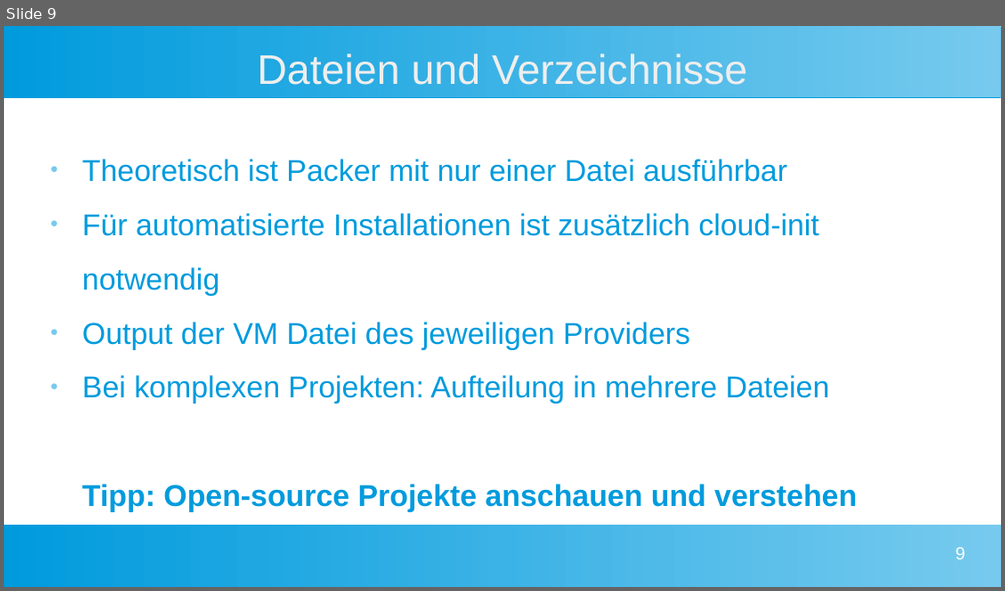
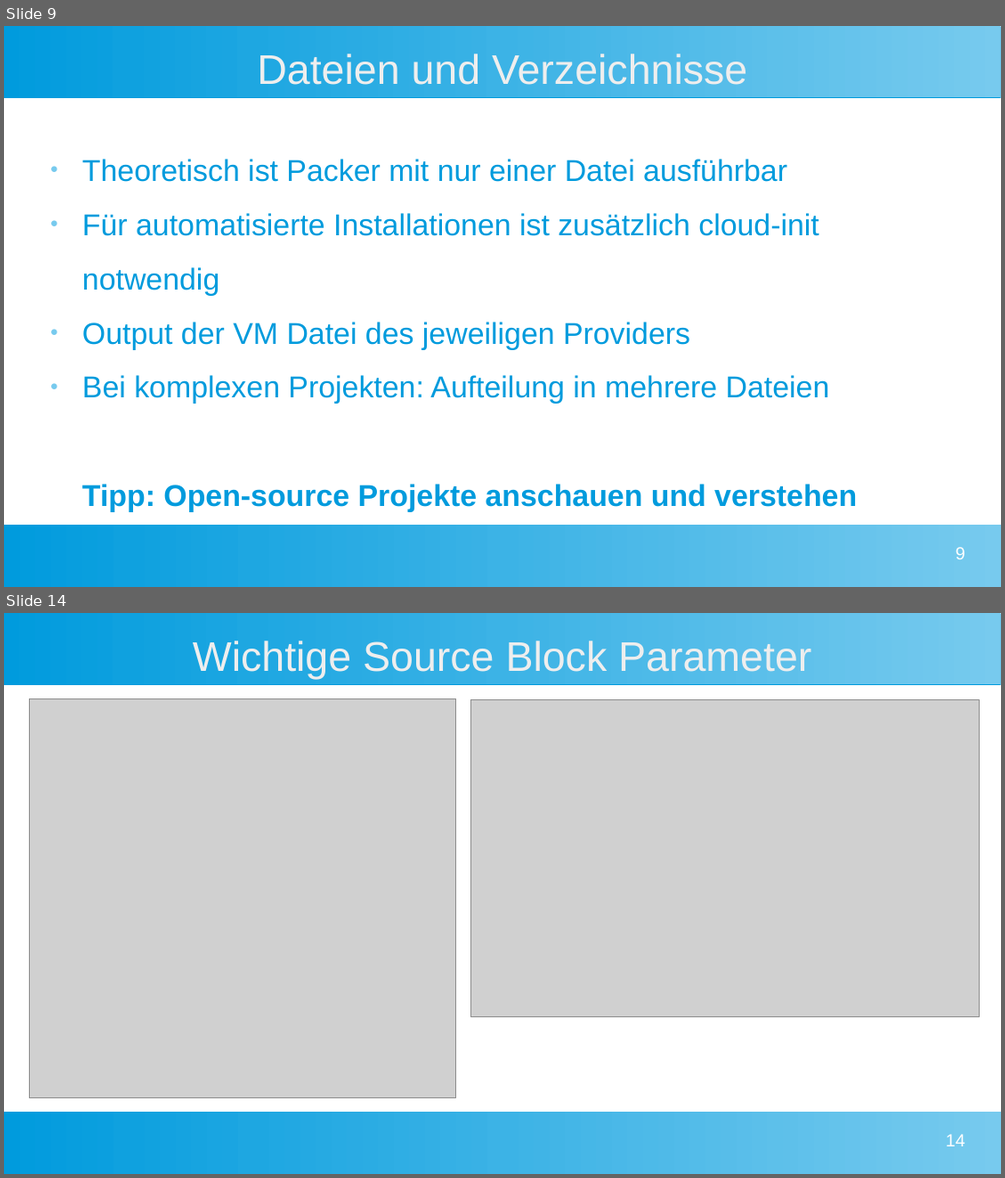
Before and after one commit to NemanjaTomic57/packer-workshop, a slide deck: presentation/day2.odp. Shown one above the other, each under a label of ours: slide 9 before the commit, slides 9 and 14 after it; the slides between them are not shown. The pictures are 1005x591 and 1005x1178 pixels, drawn with LibreOffice and Linux fonts; fonts in the diff are those of the drawing; grey boxes stand for pictures. Boxes give left, top, right and bottom in pixels: in the first picture for what was removed or moved away, otherwise in the second. Text is boxed around its words. In the diff, an @@ line names an element or a change of style, - is before the commit and + after.

```diff
--- a/presentation/day2.odp
+++ b/presentation/day2.odp
@@ slide 14 added at [4,613,1001,1174], background #FFFFFF; not listed: 2 template elements that a slide beside it also shows @@
@@ title added at [193,641,811,679], 33 pt, text #EEEEEE @@
+Wichtige Source Block Parameter
@@ picture added at [29,699,456,1098] @@
@@ picture added at [470,700,979,1016] @@
@@ page number added at [946,1134,965,1146], 14 pt, text #FFFFFF @@
+14
```
Also in this commit, not shown: 3 slides changed, 4 other slides added, 2 other files.
